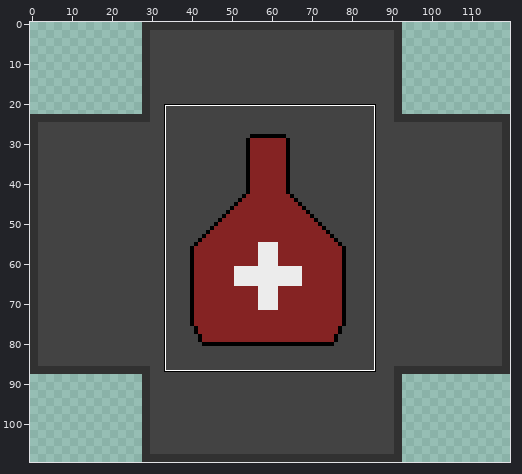
Two states of a sprite sheet, app/src/main/res/drawable/map_icon_fill_heal.png. The first picture is a wide view before the edit; the outline marks the close-up.
Close-up. Before the edit:
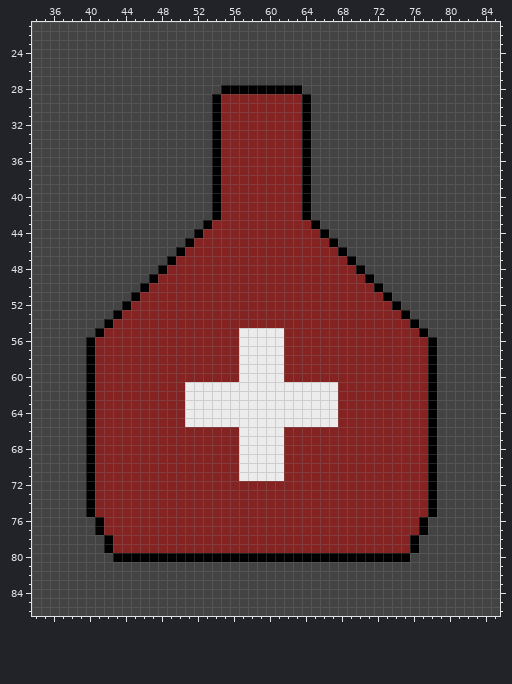
The file is 120x110 pixels. Shown: x 34..85, y 21..86.
The result:
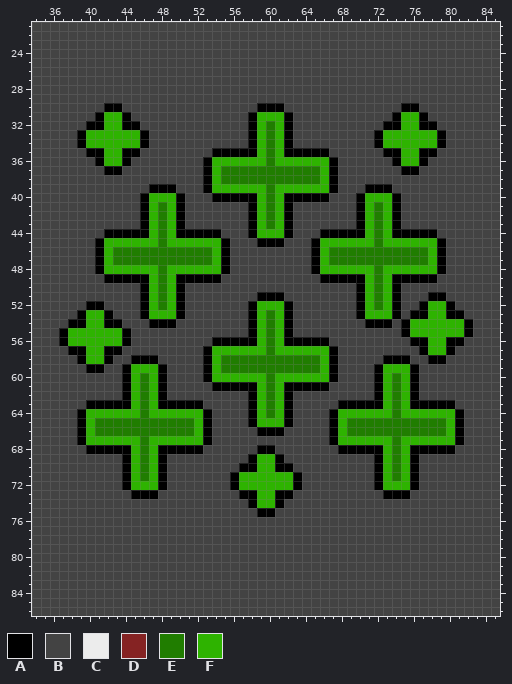
Palette (. is transparent): A #000000  B #434343  C #ececec  D #852323  E #207d00  F #2eb300
Changes in this commit:
Changed rows in their new state; - is an unchanged pixel.
first column x 37:
28 ------------------BBBBBBBBB-------------------
29 -----------------BBBBBBBBBBB------------------
30 -----AA----------BBBBBAAABBB----------AA------
31 ----AFFA---------BBBBAFFFABB---------AFFA-----
32 ---AAFFAA--------BBBBAFEFABB--------AAFFAA----
33 --AFFFFFFA-------BBBBAFEFABB-------AFFFFFFA---
34 --AFFFFFFA-------BBBBAFEFABB-------AFFFFFFA---
35 ---AAFFAA---------AAAAFEFAA-AA------AAFFAA----
36 ----AFFA--------AFFFFFFEFFFFFFA------AFFA-----
37 -----AA---------AFEEEEEEEEEEEFA-------AA------
38 ----------------AFEEEEEEEEEEEFA---------------
39 ----------AAA---AFFFFFFEFFFFFFA---AAA---------
40 ---------AFFFA----AAAAFEFAA-AA---AFFFA--------
41 ---------AFEFA---BBBBAFEFABB-----AFEFA--------
42 ---------AFEFA---BBBBAFEFABB-----AFEFA--------
43 ---------AFEFA--BBBBBAFEFABBB----AFEFA--------
44 -----AAAAAFEFAA-AABBBAFFFABBB-AAAAFEFAAAAA----
45 ----AFFFFFFEFFFFFFABBBAAABBBAFFFFFFEFFFFFFA---
46 ----AFEEEEEEEEEEEFABBBBBBBBBAFEEEEEEEEEEEFA---
47 ----AFEEEEEEEEEEEFABBBBBBBBBAFEEEEEEEEEEEFA---
48 ----AFFFFFFEFFFFFFABBBBBBBBBAFFFFFFEFFFFFFA---
49 -----AAAAAFEFAAAAABBBBBBBBBBBAAAAAFEFAAAAA----
50 ----------FEFABBBBBBBBBBBBBBBBBBBAFEFA--------
51 --------BAFEFABBBBBBBBAAABBBBBBBBAFEFA---AA---
52 ---AA--BBAFEFABBBBBBBAFFFABBBBBBBAFEF---AFFA--
53 --AFFABBBAFFFABBBBBBBAFEFABBBBBBBAFFFABAAFFAA-
54 -AAFF-ABBBAAABBBBBBBBAFEFABBBBBBBBAAABAFFFFFFA
55 AFFFFFFABBBBBBBBBBBBBAFEFABBBBBBBBBBBBAFFFFFFA
56 AFFFFFFABBBBBBBBBAAAAAFEFAAAAABBBBBBBBBAAFFAA-
57 -AAFFAABBBBBBBBBAFFFFFFEFFFFFFABBBBBBBBBAFFA--
58 --AFFABBAAABBBBBAFEEEEEEEEEEEFABBBBBAAABB-A---
59 ----ABBAFFFABBBBAFEEEEEEEEEEEFABBBBAFFFABB----
60 ---BBBBAFEFABBBBAFFFFFFEFFFFFFABBBBAFEFABB----
61 ---BBBBAFEFABBBBBAAAAAFEFAAAAABBBBBAFEFABB----
62 ---BBBBAFEFABBBBBBBBBAFEFABBBBBBBBBAFEFABB----
63 ----AAAAFEFAAAAABBBBBAFEFABBBBBAAAAAFEFAA-AA--
64 --AFFFFFFEFFFFFFABBBBAFEFABBBBAFFFFFFEFFFFFFA-
65 --AFEEEEEEEEEEEFABBBBAFFFABBBBAFEEEEEEEEEEEFA-
66 --AFEEEEEEEEEEEFABBBBBAAABBBBBAFEEEEEEEEEEEFA-
67 --AFFFFFFEFFFFFFABBBBBBBBBBBBBAFFFFFFEFFFFFFA-
68 ----AAAAFEFAAAAABBBBBBAABBBBBBBAAAAAFEFAA-AA--
69 ---BBBBAFEFABBBBBBBBBAFFABBBBBBBBBBAFEFABB----
70 ---BBBBAFEFABBBBBBBBAAFFAABBBBBBBBBAFEFABB----
71 ---BBBBAFEFABBBBBBBAFFFFFFABBBBBBBBAFEFABB----
72 ---BBBBAFFFABBBBBBBAFFFFFFABBBBBBBBAFFFABB----
73 ---BBBBBAAABBBBBBBBBAAFFAABBBBBBBBBBAAABBB----
74 ---BBBBBBBBBBBBBBBBBBAFFABBBBBBBBBBBBBBBBB----
75 ---BBBBBBBBBBBBBBBBBBBAABBBBBBBBBBBBBBBBBB----
76 ----BBBBBBBBBBBBBBBBBBBBBBBBBBBBBBBBBBBBB-----
77 ----BBBBBBBBBBBBBBBBBBBBBBBBBBBBBBBBBBBBB-----
78 -----BBBBBBBBBBBBBBBBBBBBBBBBBBBBBBBBBBB------
79 -----BBBBBBBBBBBBBBBBBBBBBBBBBBBBBBBBBBB------
80 ------BBBBBBBBBBBBBBBBBBBBBBBBBBBBBBBBB-------
Pixel boxes of the changes (left, top, right, bottom) in both close-ups:
changed: (59, 85, 473, 562)
